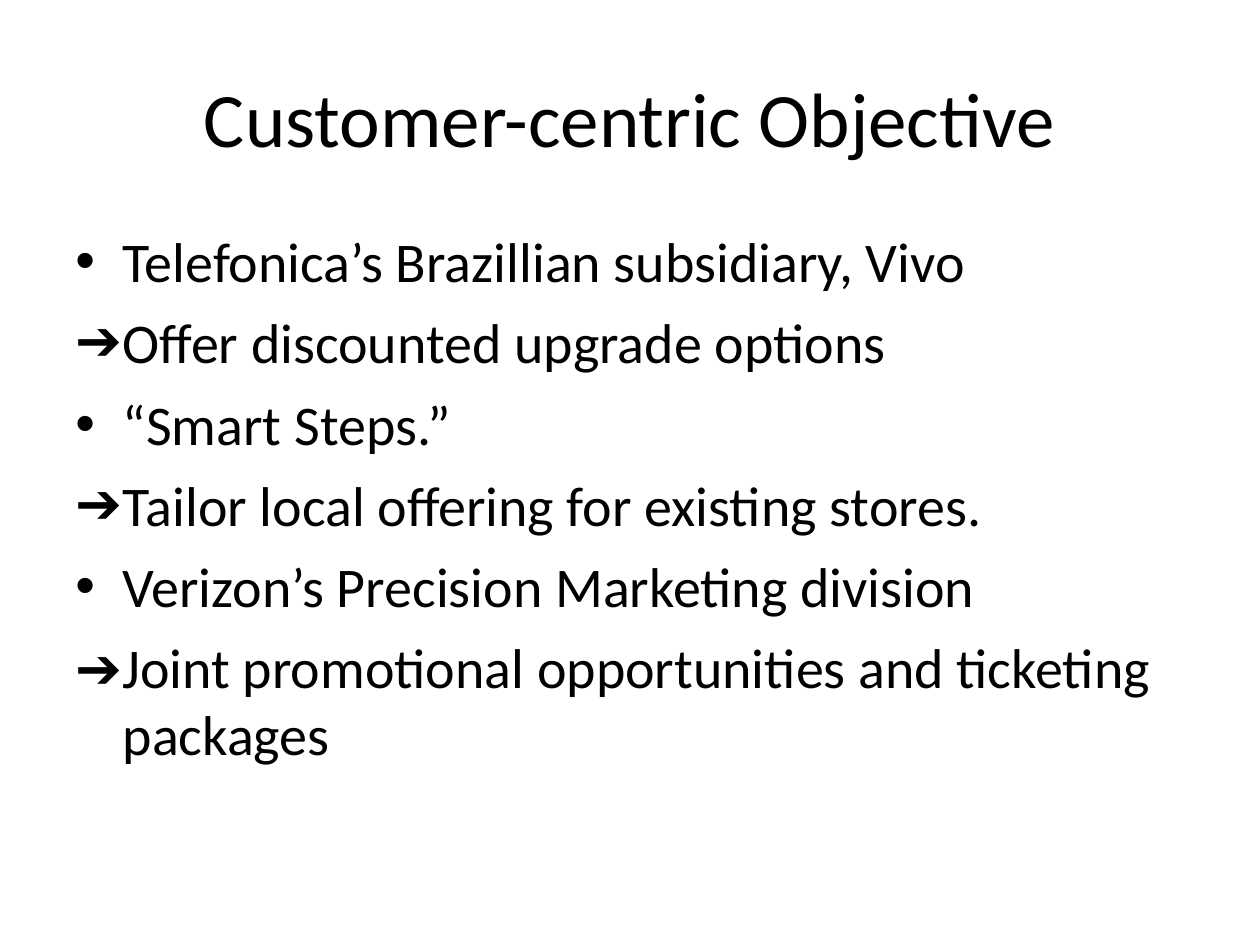
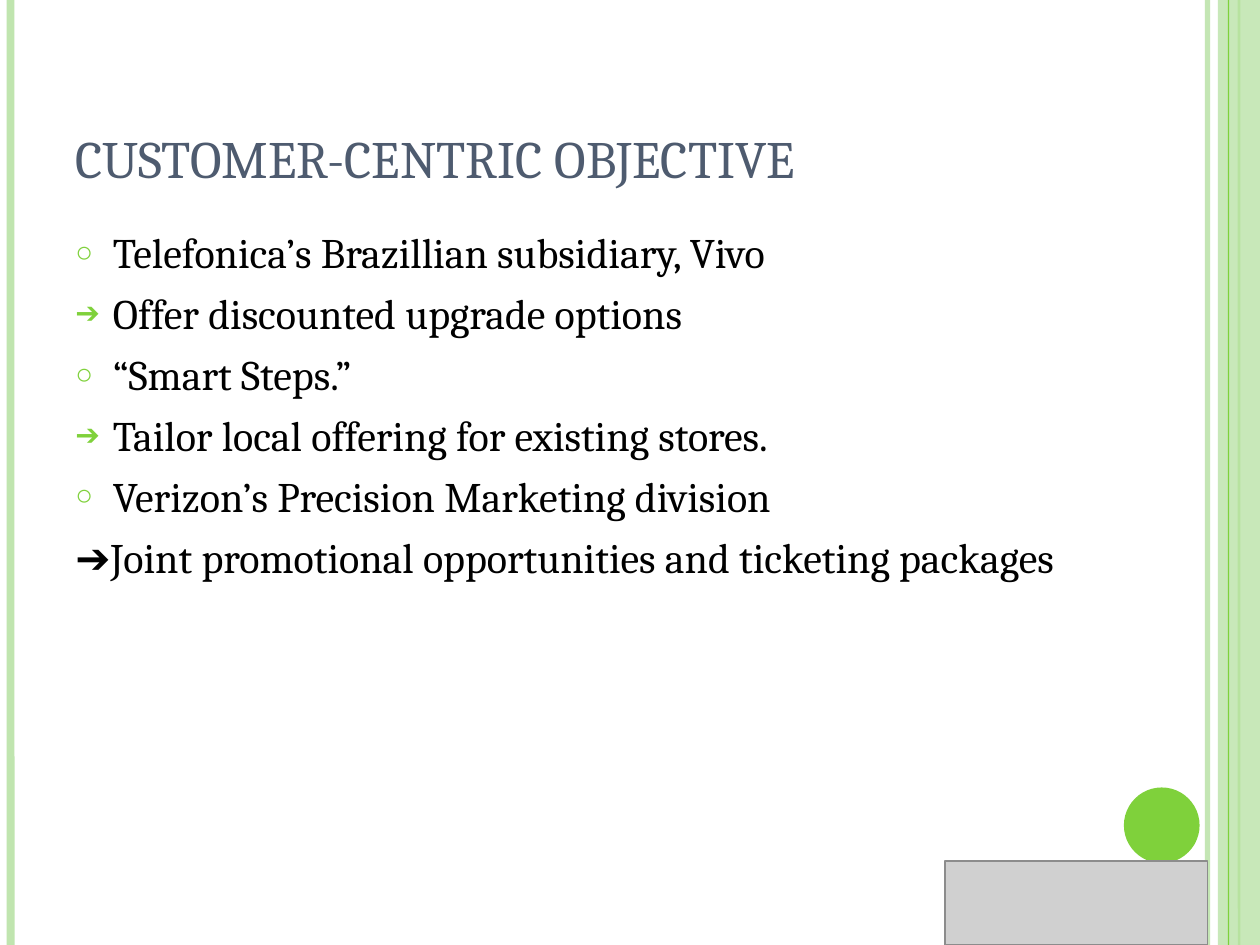
Before and after one commit to NUS-Anonymous/LTA-Data, a slide deck: slide 21 of Business Final Presentation/Presentation1.ppt (slide 19 before the commit). Drawn at 1260x945 pixels with LibreOffice and Linux fonts; fonts in the diff are those of the drawing; grey boxes stand for pictures. Boxes give left, top, right and bottom in pixels: in the first picture for what was removed or moved away, otherwise in the second. Text is boxed around its words. In the diff, an @@ line names an element or a change of style, - is before the commit and + after.

```diff
--- a/Business Final Presentation/Presentation1.ppt
+++ b/Business Final Presentation/Presentation1.ppt
@@ line added from (10, 0) to (10, 945), #C0E5AF 4.51 pt @@
@@ line added from (1207, 0) to (1207, 945), #C0E5AF 3 pt @@
@@ rectangle added at (x1=1218, y1=0, x2=1260, y2=945), fill #C0E5AF at 87% opacity @@
@@ line added from (1228, 0) to (1228, 945), #7FD13B 0.74 pt @@
@@ line added from (1239, 0) to (1239, 945), #7FD13B 1.5 pt @@
@@ title "CUSTOMER-CENTRIC OBJECTIVE" at (x1=75, y1=142, x2=795, y2=189): vertical alignment middle to bottom @@
@@ title at (x1=75, y1=142, x2=795, y2=189): text changed; size 44 to 30 pt; font Calibri to Cambria; text colour #000000 to #4E5B6F @@
-Customer-centric Objective
+CUSTOMER-CENTRIC OBJECTIVE
@@ text "Telefonica’s Brazillian subsidiary, Vivo" at (x1=75, y1=238, x2=1054, y2=583): size 32 to 24 pt, font Calibri to Cambria; bullet • to ○; less space between paragraphs; bullet colour #000000 to #7FD13B; indent changed @@
@@ ellipse added at (x1=1124, y1=788, x2=1200, y2=863), fill #7FD13B @@
@@ picture added at (x1=945, y1=861, x2=1207, y2=945) @@
```
Also in this commit, not shown: 20 other slides changed, 4 slides added, 2 slides removed, 26 other files.
